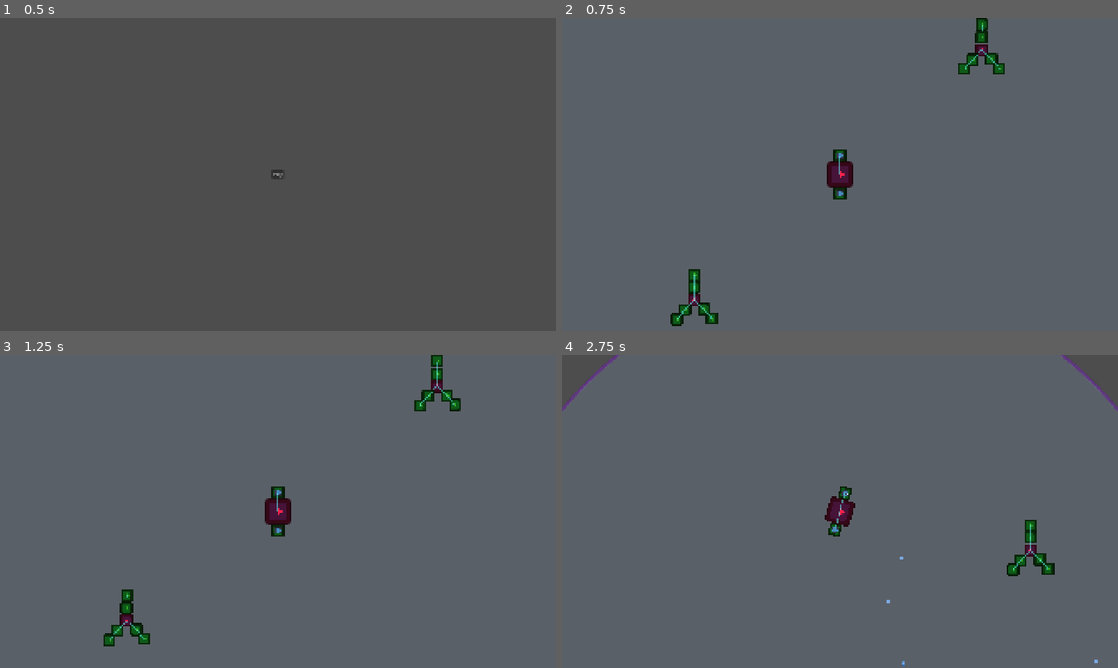
Above: before the commit, frames 1-4 (two rows, left to right).
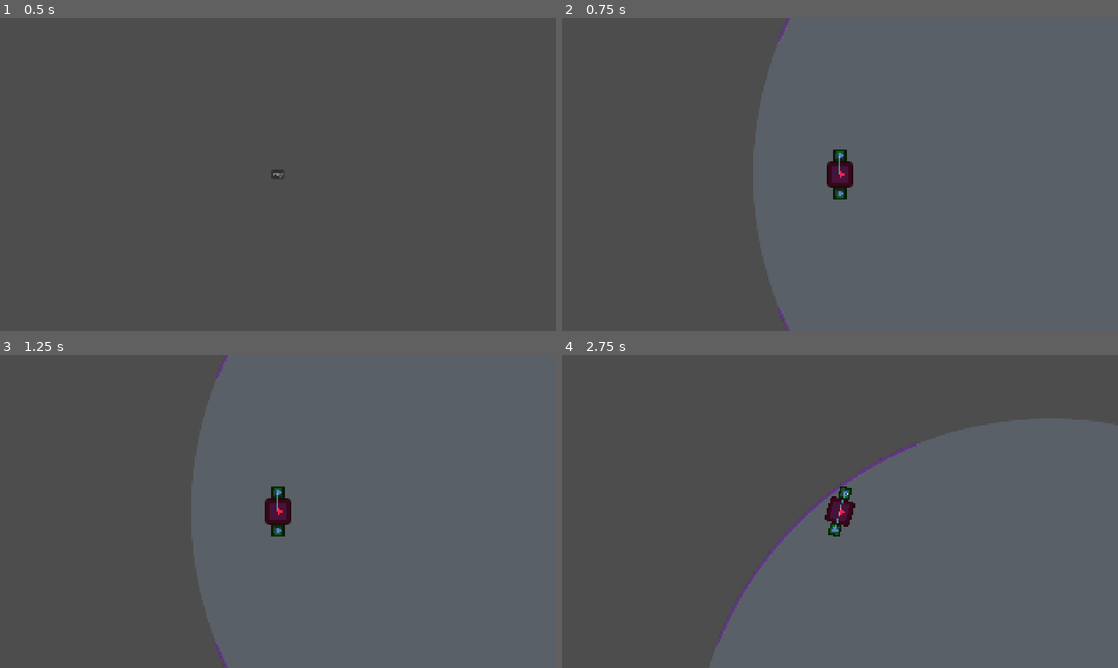
Above: after the commit, the same moments.

Repository: gerep/godot-wild-jam
Game: Godot game, scene res://game/game.tscn
Same seed, same stepped clock (60 frames per second), same inputs: the game is played once before the commit and once after it. The engine's default icon, where the game draws it, is replaced by a stand-in: a white triangle on a blue panel in a dark square.
Inputs (mouse positions are in pixels of both pictures, inside the frame that each line leads up to):
- Up to frame 1 (0.5 s): no input
- Up to frame 2 (0.75 s): click "Play" at 0.5 s
- Up to frame 3 (1.25 s): no input
- Up to frame 4 (2.75 s): move the mouse to (812, 574) at 1.27 s; press the mouse at (812, 574) at 1.28 s; hold W (move_up) from 1.28 s (still down); move the mouse to (1006, 558) at 2.02 s; release the mouse at (1006, 558) at 2.03 s; click (1006, 558) at 2.1 s

Frame 1 is identical in both runs. In frame 2, 37% of the frame differs, in the area x 0-80%, y 0-100%; in frame 3, 37%; in frame 4, 54%, in the area x 0-100%, y 0-100%.

Commit message:
map creation

Diff:
--- a/game/area/area.gd
+++ b/game/area/area.gd
@@ -3,13 +3,75 @@
 
 @onready var player_detector: Area2D = $PlayerDetector
 
-func _ready() -> void:
-	player_detector.body_entered.connect(_on_player_detector_body_entered)
+@onready var west_creation_area: Area2D = $AreaCreation/WestCreationArea
+@onready var west_transport_area: Area2D = $Transport/WestTransportArea
+@onready var west_marker: Marker2D = $Markers/WestMarker
+
+@onready var east_creation_area: Area2D = $AreaCreation/EastCreationArea
+@onready var east_transport_area: Area2D = $Transport/EastTransportArea
+@onready var east_marker: Marker2D = $Markers/EastMarker
+
+@onready var north_creation_area: Area2D = $AreaCreation/NorthCreationArea
+@onready var north_transport_area: Area2D = $Transport/NorthTransportArea
+@onready var north_marker: Marker2D = $Markers/NorthMarker
+
+@onready var south_creation_area: Area2D = $AreaCreation/SouthCreationArea
+@onready var south_transport_area: Area2D = $Transport/SouthTransportArea
+@onready var south_marker: Marker2D = $Markers/SouthMarker
+
+signal new_area_requested(area: ArenaArea, side: StringName)
+signal transport_requested(area: ArenaArea, side: StringName)
+
+var grid_position := Vector2i.ZERO
 
 
-func _on_player_detector_body_entered(body: Node2D) -> void:
-	var player := body as Player
-	if player == null:
-		return
+func _ready() -> void:
+	west_creation_area.body_entered.connect(_on_creation_area_body_entered.bind(&"west", west_creation_area))
+	west_transport_area.body_entered.connect(_on_transport_area_body_entered.bind(&"west"))
 
-	player.current_area = self
+	east_creation_area.body_entered.connect(_on_creation_area_body_entered.bind(&"east", east_creation_area))
+	east_transport_area.body_entered.connect(_on_transport_area_body_entered.bind(&"east"))
+
+	north_creation_area.body_entered.connect(_on_creation_area_body_entered.bind(&"north", north_creation_area))
+	north_transport_area.body_entered.connect(_on_transport_area_body_entered.bind(&"north"))
+
+	south_creation_area.body_entered.connect(_on_creation_area_body_entered.bind(&"south", south_creation_area))
+	south_transport_area.body_entered.connect(_on_transport_area_body_entered.bind(&"south"))
+
+
+func _on_transport_area_body_entered(_body: Node2D, side: StringName) -> void:
+	transport_requested.emit(self, side)
+
+
+func get_marker_for_side(side: StringName) -> Vector2:
+	match side:
+		&"north":
+			return north_marker.global_position
+		&"south":
+			return south_marker.global_position
+		&"east":
+			return east_marker.global_position
+		&"west":
+			return west_marker.global_position
+
+	return Vector2.ZERO
+
+
+# Once created, we don't need to monitor the area anymore.
+func _on_creation_area_body_entered(_body: Node2D, side: StringName, area: Area2D) -> void:
+	area.set_deferred(&"monitoring", false)
+	new_area_requested.emit(self, side)
+
+
+# When this area is created beside another one, disable the creation trigger that points back to the
+# already-existing neighbor.
+func disable_area_creation_on_side(side: StringName) -> void:
+	match side:
+		&"north":
+			south_creation_area.set_deferred(&"monitoring", false)
+		&"south":
+			north_creation_area.set_deferred(&"monitoring", false)
+		&"east":
+			west_creation_area.set_deferred(&"monitoring", false)
+		&"west":
+			east_creation_area.set_deferred(&"monitoring", false)
--- a/game/area/area.tscn
+++ b/game/area/area.tscn
@@ -2,10 +2,12 @@
 
 [ext_resource type="Script" uid="uid://cqniipdu8ep4p" path="res://game/area/area.gd" id="1_fafbg"]
 [ext_resource type="Texture2D" uid="uid://hnfs0sg4cppf" path="res://game/area/arena_bubble.svg" id="2_fafbg"]
-[ext_resource type="PackedScene" uid="uid://c67rqhkt2da3c" path="res://game/arena_bridge/arena_bridge.tscn" id="3_ea661"]
 
 [sub_resource type="RectangleShape2D" id="RectangleShape2D_7iivh"]
 size = Vector2(1359, 1326)
+
+[sub_resource type="RectangleShape2D" id="RectangleShape2D_fafbg"]
+size = Vector2(52, 937.5)
 
 [node name="Area" type="Node2D" unique_id=495972852 groups=["areas"]]
 script = ExtResource("1_fafbg")
@@ -43,16 +45,91 @@
 position = Vector2(-4.5, 4)
 shape = SubResource("RectangleShape2D_7iivh")
 
-[node name="ArenaTransition2" parent="." unique_id=1750952575 instance=ExtResource("3_ea661")]
-position = Vector2(-2832, 3)
+[node name="AreaCreation" type="Node2D" parent="." unique_id=1977424729]
 
-[node name="ArenaTransition" parent="." unique_id=2109252777 instance=ExtResource("3_ea661")]
-position = Vector2(1143, 2)
+[node name="WestCreationArea" type="Area2D" parent="AreaCreation" unique_id=801396723]
+position = Vector2(-1130, 0)
+collision_layer = 0
+collision_mask = 2
 
-[node name="ArenaTransition3" parent="." unique_id=438253375 instance=ExtResource("3_ea661")]
-position = Vector2(0, 1144)
+[node name="CollisionShape2D" type="CollisionShape2D" parent="AreaCreation/WestCreationArea" unique_id=1298957306]
+shape = SubResource("RectangleShape2D_fafbg")
+
+[node name="NorthCreationArea" type="Area2D" parent="AreaCreation" unique_id=706701655]
+position = Vector2(0, -1133)
+collision_layer = 0
+collision_mask = 2
+
+[node name="CollisionShape2D" type="CollisionShape2D" parent="AreaCreation/NorthCreationArea" unique_id=1542153924]
 rotation = 1.5707964
+shape = SubResource("RectangleShape2D_fafbg")
 
-[node name="ArenaTransition4" parent="." unique_id=1171611887 instance=ExtResource("3_ea661")]
-position = Vector2(0, -2831)
+[node name="SouthCreationArea" type="Area2D" parent="AreaCreation" unique_id=1817102077]
+position = Vector2(0, 1130)
+collision_layer = 0
+collision_mask = 2
+
+[node name="CollisionShape2D" type="CollisionShape2D" parent="AreaCreation/SouthCreationArea" unique_id=1028679490]
 rotation = 1.5707964
+shape = SubResource("RectangleShape2D_fafbg")
+
+[node name="EastCreationArea" type="Area2D" parent="AreaCreation" unique_id=1284079051]
+position = Vector2(1126, 0)
+collision_layer = 0
+collision_mask = 2
+
+[node name="CollisionShape2D" type="CollisionShape2D" parent="AreaCreation/EastCreationArea" unique_id=1599647433]
+shape = SubResource("RectangleShape2D_fafbg")
+
+[node name="Transport" type="Node2D" parent="." unique_id=719304312]
+
+[node name="WestTransportArea" type="Area2D" parent="Transport" unique_id=605026687]
+position = Vector2(-1218, 0)
+collision_layer = 0
+collision_mask = 2
+
+[node name="CollisionShape2D" type="CollisionShape2D" parent="Transport/WestTransportArea" unique_id=2039810326]
+shape = SubResource("RectangleShape2D_fafbg")
+
+[node name="EastTransportArea" type="Area2D" parent="Transport" unique_id=1470922658]
+position = Vector2(1232, 0)
+collision_layer = 0
+collision_mask = 2
+
+[node name="CollisionShape2D" type="CollisionShape2D" parent="Transport/EastTransportArea" unique_id=1089216346]
+position = Vector2(-18, 1.25)
+shape = SubResource("RectangleShape2D_fafbg")
+
+[node name="NorthTransportArea" type="Area2D" parent="Transport" unique_id=308157465]
+position = Vector2(0, -1239)
+rotation = 1.5707964
+collision_layer = 0
+collision_mask = 2
+
+[node name="CollisionShape2D" type="CollisionShape2D" parent="Transport/NorthTransportArea" unique_id=1844721722]
+position = Vector2(25, 1.25)
+shape = SubResource("RectangleShape2D_fafbg")
+
+[node name="SouthTransportArea" type="Area2D" parent="Transport" unique_id=613335447]
+position = Vector2(1, 1213)
+rotation = 1.5707964
+collision_layer = 0
+collision_mask = 2
+
+[node name="CollisionShape2D" type="CollisionShape2D" parent="Transport/SouthTransportArea" unique_id=1119681408]
+position = Vector2(1, 1.25)
+shape = SubResource("RectangleShape2D_fafbg")
+
+[node name="Markers" type="Node2D" parent="." unique_id=1863105897]
+
+[node name="WestMarker" type="Marker2D" parent="Markers" unique_id=1119824998]
+position = Vector2(-1008, 0)
+
+[node name="NorthMarker" type="Marker2D" parent="Markers" unique_id=537814493]
+position = Vector2(0, -1022)
+
+[node name="SouthMarker" type="Marker2D" parent="Markers" unique_id=1937527924]
+position = Vector2(1, 1019)
+
+[node name="EastMarker" type="Marker2D" parent="Markers" unique_id=487803607]
+position = Vector2(1008, 0)
--- a/game/game_area/game_area.gd
+++ b/game/game_area/game_area.gd
@@ -1,2 +1,83 @@
 class_name GameArea
 extends Node2D
+
+const ROOM_SPACING = 3000
+const AREA = preload("uid://b8s7r2s04sqw3")
+
+@onready var area: ArenaArea = $Area
+@onready var player: Player = $Player
+
+var areas: Dictionary[Vector2i, ArenaArea] = {}
+
+
+func _ready() -> void:
+	player.current_area = area
+	_register_area(area)
+
+
+func _on_area_transport_requested(source_area: ArenaArea, side: StringName) -> void:
+	if player.is_auto_moving:
+		return
+
+	var target_grid_position := source_area.grid_position + _get_direction(side)
+	var target_area: ArenaArea = areas.get(target_grid_position)
+
+	if target_area == null:
+		return
+
+	var marker := target_area.get_marker_for_side(_get_opposite_side(side))
+	player.current_area = target_area
+	player.auto_move_to(marker)
+
+
+func _get_opposite_side(side: StringName) -> StringName:
+	match side:
+		&"west":
+			return &"east"
+		&"east":
+			return &"west"
+		&"north":
+			return &"south"
+		&"south":
+			return &"north"
+
+	return &""
+
+
+func _deferred_new_area(source_area: ArenaArea, side: StringName) -> void:
+	_on_new_area_requested.call_deferred(source_area, side)
+
+
+func _register_area(area_to_register: ArenaArea) -> void:
+	areas[area_to_register.grid_position] = area_to_register
+	area_to_register.transport_requested.connect(_on_area_transport_requested)
+	area_to_register.new_area_requested.connect(_deferred_new_area)
+
+
+func _on_new_area_requested(source_area: ArenaArea, side: StringName) -> void:
+	var target_grid_position := source_area.grid_position + _get_direction(side)
+	if areas.has(target_grid_position):
+		return
+
+	var new_area: ArenaArea = AREA.instantiate()
+	new_area.grid_position = target_grid_position
+	new_area.position = Vector2(target_grid_position) * ROOM_SPACING
+
+	add_child(new_area)
+
+	new_area.disable_area_creation_on_side(side)
+	_register_area(new_area)
+
+
+func _get_direction(side: StringName) -> Vector2i:
+	match side:
+		&"north":
+			return Vector2i.UP
+		&"south":
+			return Vector2i.DOWN
+		&"east":
+			return Vector2i.RIGHT
+		&"west":
+			return Vector2i.LEFT
+
+	return Vector2i.ZERO
--- a/game/game_area/game_area.tscn
+++ b/game/game_area/game_area.tscn
@@ -3,51 +3,11 @@
 [ext_resource type="Script" uid="uid://biw1lu5iws1o4" path="res://game/game_area/game_area.gd" id="1_wu7i3"]
 [ext_resource type="PackedScene" uid="uid://dedoe7ai17311" path="res://game/player/player.tscn" id="2_hbsx8"]
 [ext_resource type="PackedScene" uid="uid://b8s7r2s04sqw3" path="res://game/area/area.tscn" id="4_p0s4x"]
-[ext_resource type="PackedScene" uid="uid://ctcysahbtl4wg" path="res://game/enemies/enemy_test/enemy.tscn" id="4_ybvrr"]
 
 [node name="GameArea" type="Node2D" unique_id=1471830763]
 script = ExtResource("1_wu7i3")
 
 [node name="Area" parent="." unique_id=495972852 instance=ExtResource("4_p0s4x")]
 
-[node name="Enemy" parent="Area" unique_id=175218643 instance=ExtResource("4_ybvrr")]
-position = Vector2(467, -428)
-
-[node name="Enemy2" parent="Area" unique_id=738581634 instance=ExtResource("4_ybvrr")]
-position = Vector2(-497, 455)
-
-[node name="Area4" parent="." unique_id=1941673352 instance=ExtResource("4_p0s4x")]
-position = Vector2(3972, 3)
-
-[node name="ArenaTransition2" parent="Area4" index="3" unique_id=1750952575]
-visible = false
-
-[node name="Enemy" parent="Area4" unique_id=264839039 instance=ExtResource("4_ybvrr")]
-position = Vector2(467, -428)
-
-[node name="Enemy2" parent="Area4" unique_id=330188202 instance=ExtResource("4_ybvrr")]
-position = Vector2(-497, 455)
-
-[node name="Area2" parent="." unique_id=427362067 instance=ExtResource("4_p0s4x")]
-position = Vector2(0, -3968)
-
-[node name="ArenaTransition3" parent="Area2" index="5" unique_id=438253375]
-visible = false
-
-[node name="Enemy3" parent="Area2" unique_id=935148652 instance=ExtResource("4_ybvrr")]
-position = Vector2(-369, 114)
-
-[node name="Area3" parent="." unique_id=307216731 instance=ExtResource("4_p0s4x")]
-position = Vector2(3972, -3968)
-
-[node name="ArenaTransition2" parent="Area3" index="3" unique_id=1750952575]
-visible = false
-
-[node name="ArenaTransition3" parent="Area3" index="5" unique_id=438253375]
-visible = false
-
 [node name="Player" parent="." unique_id=956162283 instance=ExtResource("2_hbsx8")]
-
-[editable path="Area4"]
-[editable path="Area2"]
-[editable path="Area3"]
+position = Vector2(-940, 0)
--- a/game/player/player.gd
+++ b/game/player/player.gd
@@ -1,7 +1,7 @@
 class_name Player
 extends CharacterBody2D
 
-const SPEED = 300.0
+const SPEED = 700.0
 
 const TRANSPORTING_SPEED = 1000.0
 const AUTO_MOVE_STOP_DISTANCE = 4.0
--- /dev/null
+++ b/game/signals.gd
@@ -0,0 +1,11 @@
+extends Node
+
+
+# Called when the node enters the scene tree for the first time.
+func _ready() -> void:
+	pass # Replace with function body.
+
+
+# Called every frame. 'delta' is the elapsed time since the previous frame.
+func _process(delta: float) -> void:
+	pass
Not shown, added: game/signals.gd.uid
